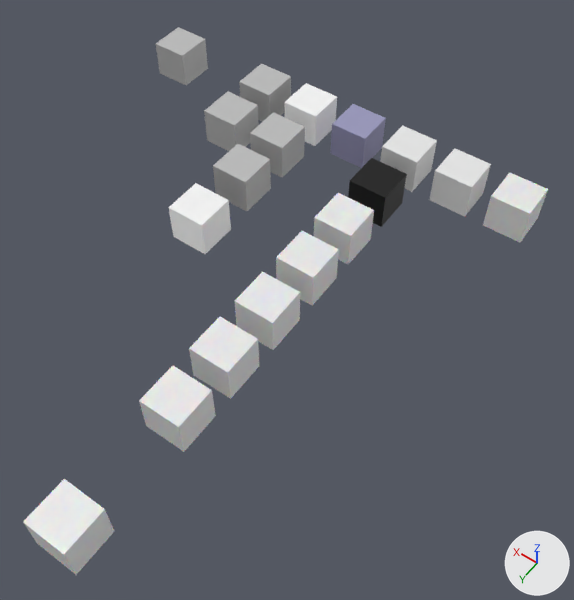
Two versions of the Blender file MeddleTools/shaders.blend, one commit apart.
One viewpoint serves both versions: a 50 mm lens placed at (-6.9, 28.6, 27.6), pointed at (6.1, 10.4, -1.0). The lights are fixed; the arrows at lower right show +X, +Y and +Z.

The first picture shows 'bgprop', 'bguvscroll', 'character', 'characterglass', 'characterinc', 'characterlegacy', 'characterscroll', 'characterstockings', 'charactertransparency', 'hair', 'iris', 'river', 'skin'.
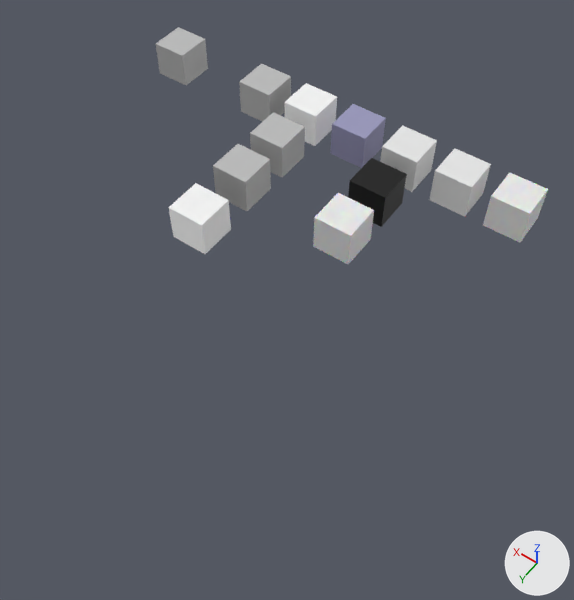
The edits, one by one:
Object 'river' (ob_river) is deleted.
Object 'characterlegacy' (ob_characterlegacy) is deleted.
Object 'characterinc' (ob_characterinc) is deleted.
Object 'characterstockings' (ob_characterstockings) is deleted.
Object 'characterscroll' (ob_characterscroll) is deleted.
Object 'characterglass' (ob_characterglass) is deleted.
Object 'charactertransparency' (ob_charactertransparency) moves from (6.0, 21.0, 0.0) to (6.0, 9.0, 0.0).

Changed parts and their boxes [x1, y1, x2, y2] in the pictures (574 x 600 px):
'charactertransparency', moved
    before: [84, 419, 167, 510]
    after: [276, 231, 339, 306]
'characterscroll', deleted
    before: [23, 479, 114, 575]
'characterglass', deleted
    before: [139, 366, 216, 452]
'characterinc', deleted
    before: [189, 317, 259, 399]
'characterstockings', deleted
    before: [235, 272, 300, 350]
'characterlegacy', deleted
    before: [276, 231, 339, 306]
'river', deleted
    before: [204, 91, 259, 151]
